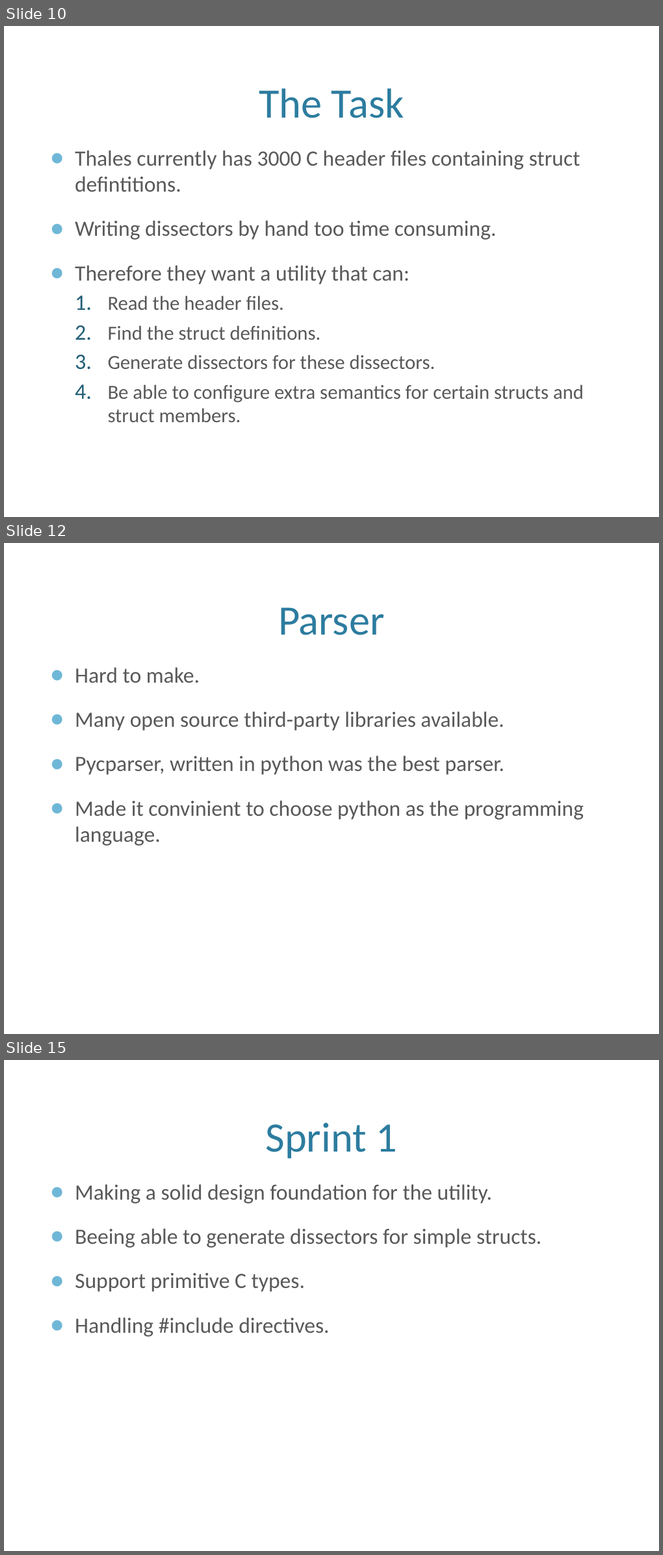
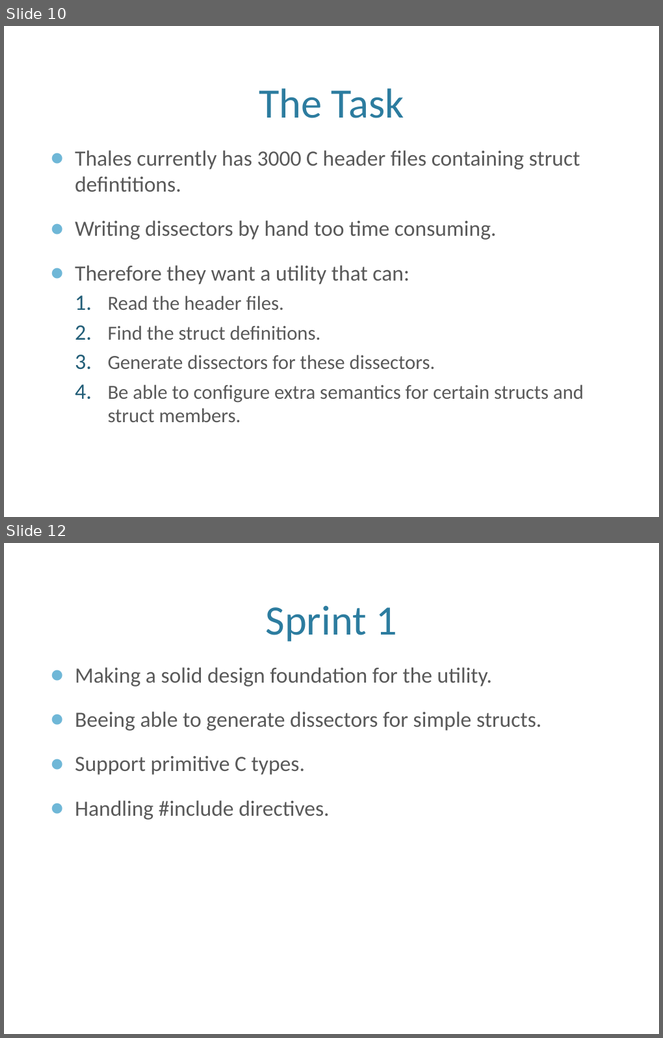
Before and after one commit to eventh/kpro9, a slide deck: presentation/TDT4290_FinalPresentasjon.pptx. Shown one above the other, each under a label of ours: slides 10, 12 and 15 before the commit, slides 10 and 12 after it; the slides between them are not shown. The pictures are 663x1555 and 663x1038 pixels, drawn with LibreOffice and Linux fonts; fonts in the diff are those of the drawing; background and template pictures are left out. Boxes give left, top, right and bottom in pixels: in the first picture for what was removed or moved away, otherwise in the second. Text is boxed around its words. In the diff, an @@ line names an element or a change of style, - is before the commit and + after.

```diff
--- a/presentation/TDT4290_FinalPresentasjon.pptx
+++ b/presentation/TDT4290_FinalPresentasjon.pptx
@@ slide 12 removed at [4, 543, 659, 1034], background picture (left out) @@
@@ title removed at [278, 607, 385, 635] @@
-Parser
@@ text removed at [75, 667, 584, 846] @@
-● Hard to make.
-● Many open source third-party libraries available.
-● Pycparser, written in python was the best parser.
-● Made it convinient to choose python as the programming language.
@@ what was slide 15 is now slide 12 @@
```
Also in this commit, not shown: 3 slides changed, 2 other slides removed.
